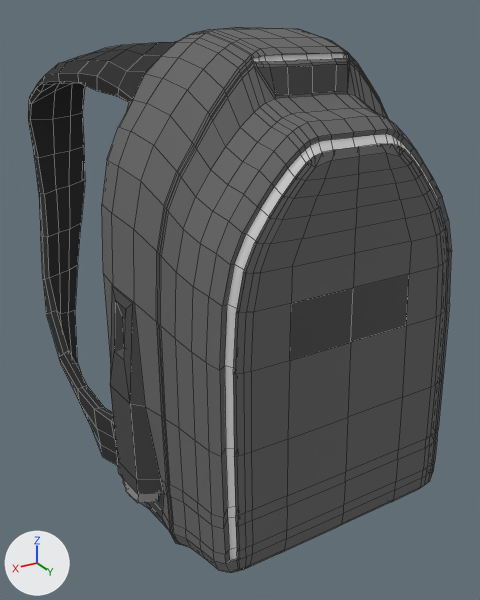
What one commit did to the FBX model Assets/Content/Models/Backpacks/Backpack2/backpack2.fbx.
Before and after are seen from a camera (50 mm lens) standing at (0.35, 0.509, 0.269) and looking at (0.007, -0.063, -0.017). The lights are fixed; the arrows at lower left show +X, +Y and +Z. Mesh edges are drawn as thin lines.

The first picture shows 'Backpack2'.
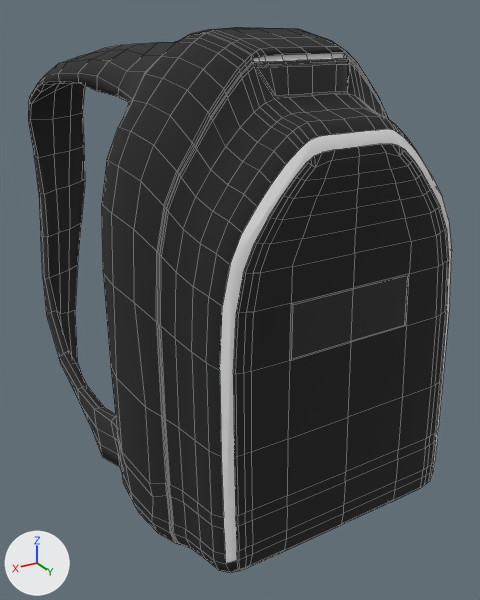
What differs and where, as boxes (x1, y1, x2, y2) in the pictures (480 x 600 px):
'Backpack2', recoloured, reshaped (grey to black)
    both: (28, 27, 452, 573)
part 1 of me_plane, cut back
    before: (110, 129, 452, 563)
    after: (111, 129, 452, 563)
part 2 of me_plane, recoloured
    both: (253, 60, 349, 99)

Edits to the bpy script that builds the scene:
```text
Change mat_body:
    mat_body.base_color: (0.133, 0.133, 0.133) -> (0.0147, 0.0147, 0.0147)  # dark grey #666666 -> black #202020
Add mat_material_002:
    mat_material_002 = principled_material('Material.002')
    mat_material_002.base_color = (0.0607, 0.0607, 0.0607)  # dark grey #464646
Change me_plane:
    used by ob_backpack2; location = (0.0, 0.0, 0.0)
    remove me_plane.from_pydata(...)  # 1358 vertices, 1362 faces; spans x -0.181..0.181, y -0.277..0.123, z -0.218..0.258
    add me_plane.from_pydata(...)  # 1238 vertices, 1209 faces; spans x -0.181..0.181, y -0.277..0.123, z -0.218..0.258
    me_plane part 1
    130 vertices are removed from x -0.172..0.172, y -0.037..0.119, z -0.179..0.18
    178 faces are deleted
    6 vertices in x -0.149..-0.137, y -0.027..0.02, z -0.213..-0.184 move by (-0.012, 0.0, 0.0)
    6 vertices in x 0.136..0.149, y -0.027..0.02, z -0.214..-0.184 move by (0.011, 0.0, 0.0)
    4 vertices in x 0.143..0.151, y -0.037..0.026, z -0.213..-0.14 move by (0.012, 0.0, 0.0)
    3 vertices in x -0.151..-0.148, y -0.037..0.026, z -0.197..-0.14 move by (-0.013, 0.0, 0.0)
    4 vertices move from x -0.138..0.141, y -0.022..0.019, z -0.216..-0.21 to x -0.149..0.151, y -0.022..0.019, z -0.216..-0.21
    10 vertices are added at x -0.162..0.161, y -0.037..0.115, z -0.158..0.056
    16 new faces join them, mat_body (black #202020)
    6 new faces join them, mat_material_002 (dark grey #464646)
    2 new faces join them, mat_screen (black #272727)
    1 new face joins them, mat_ringglow (white #e7e7e7)
    me_plane part 2: 16 faces spanning x -0.049..0.049, y 0.029..0.044, z 0.206..0.233 switch from mat_body (dark grey #666666) to mat_material_002 (dark grey #464646)
    remove me_plane.materials.append(mat_boosterpipe)  # white #e7e7e7
    remove me_plane.materials.append(mat_rocketbooster)  # black #444444
```
